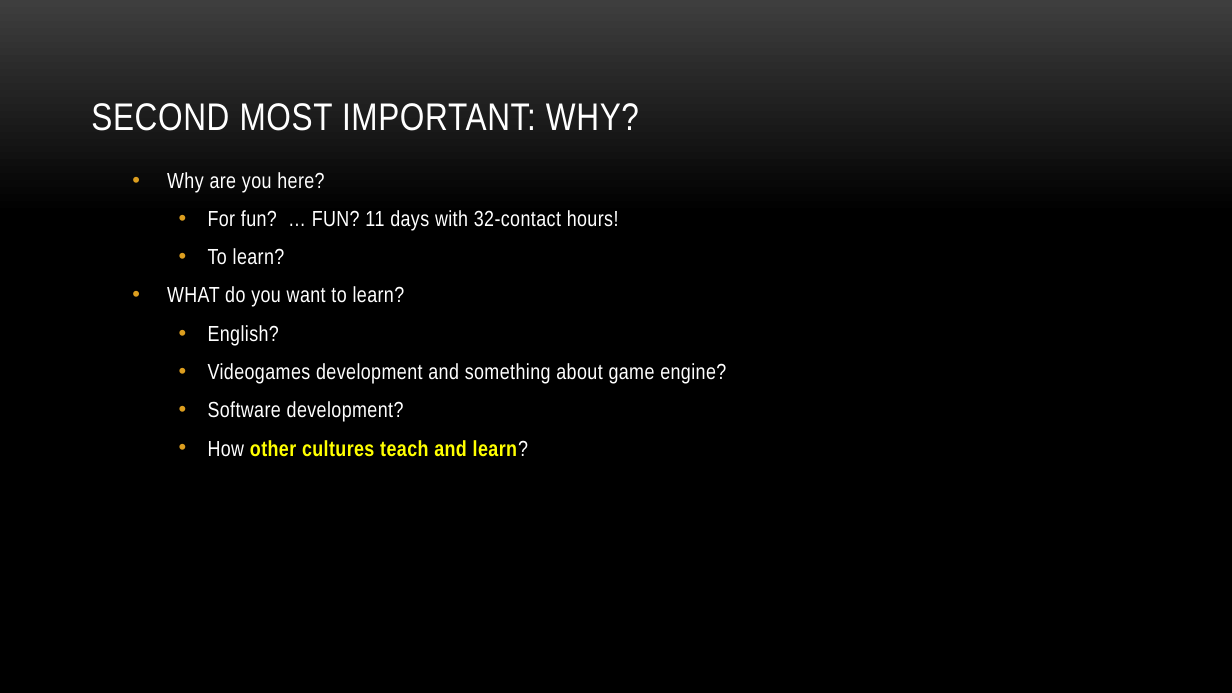
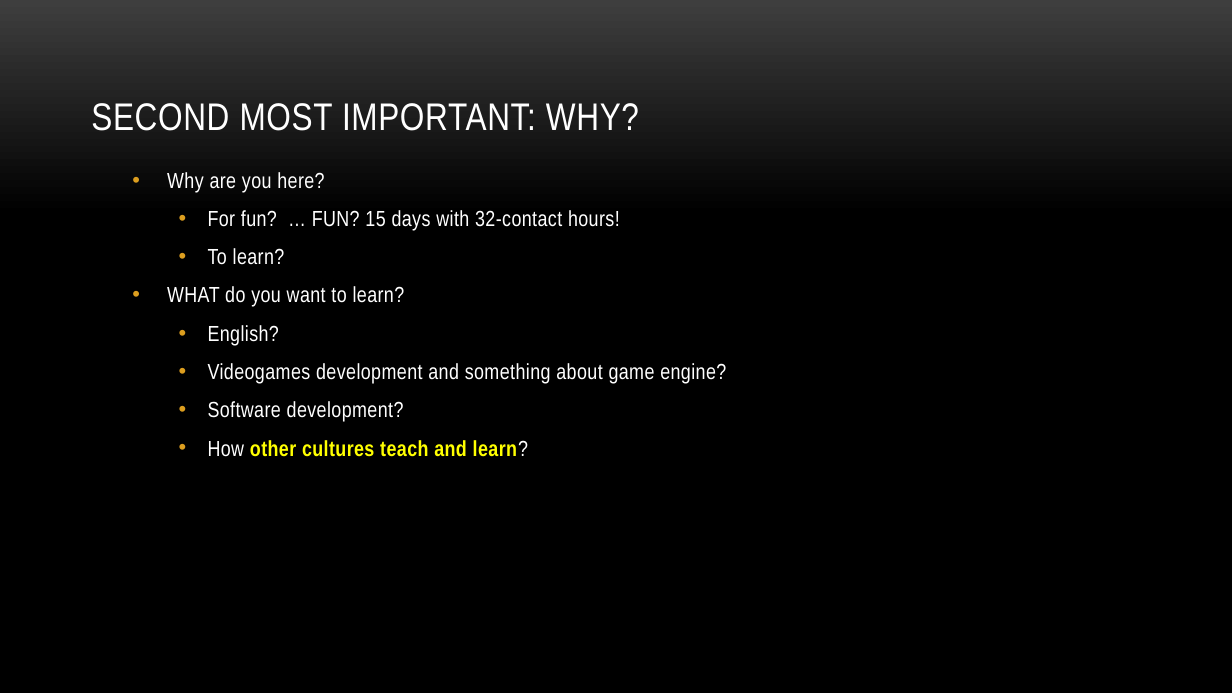
Before and after one commit to myuwbclasses/IntroGameDev-XJTU, a slide deck: slide 3 of PPT/Intro.pptx. Drawn at 1232x693 pixels with LibreOffice and Linux fonts; fonts in the diff are those of the drawing; background and template pictures are left out. Boxes give left, top, right and bottom in pixels: in the first picture for what was removed or moved away, otherwise in the second. Text is boxed around its words. In the diff, an @@ line names an element or a change of style, - is before the commit and + after.

```diff
--- a/PPT/Intro.pptx
+++ b/PPT/Intro.pptx
@@ text at box(208, 210, 620, 231): text changed @@
-  • For fun? … FUN? 11 days with 32-contact hours!
+  • For fun? … FUN? 15 days with 32-contact hours!
```
Also in this commit, not shown: 10 other slides changed, 9 other files.
